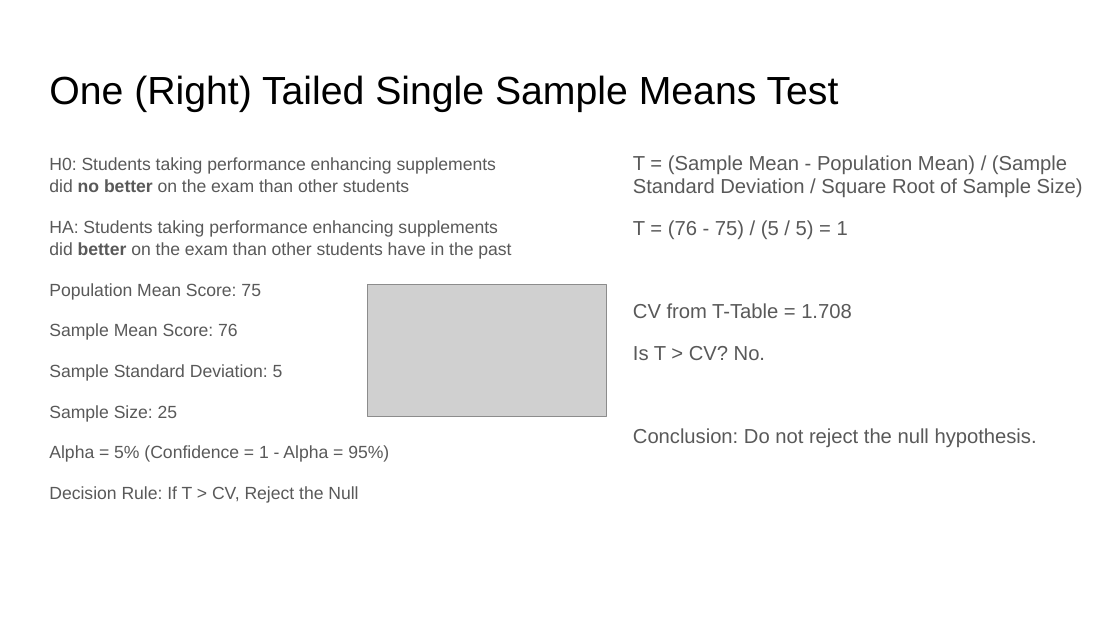
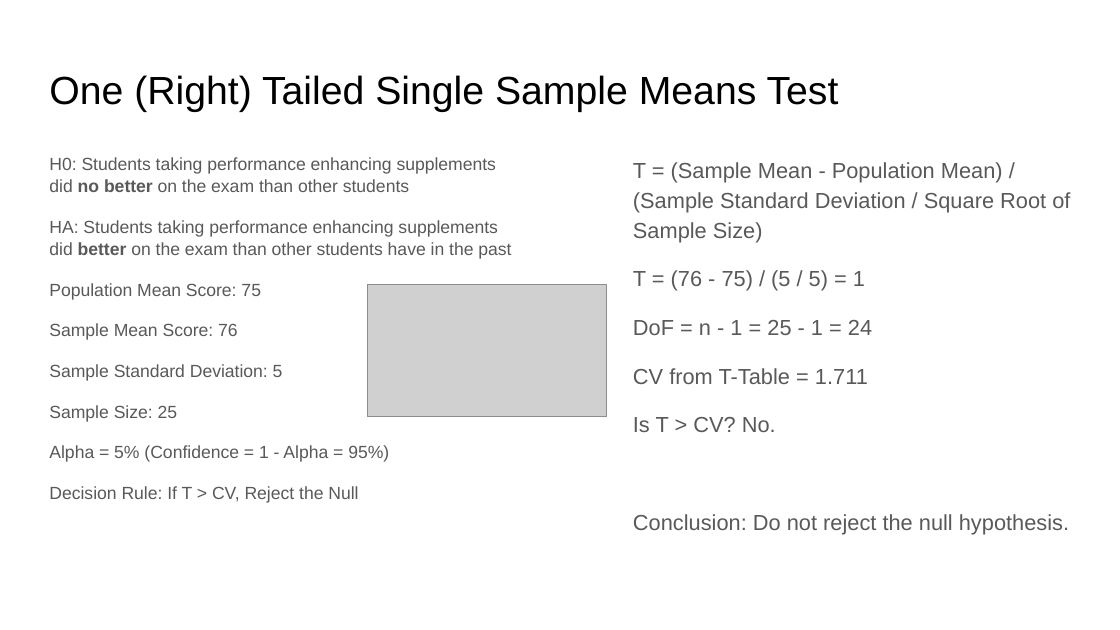
Before and after one commit to rjwrobel86/Python4Statistics, a slide deck: slide 44 of Stuff For Class/Slides/Hypothesis Testing.pptx (slide 39 before the commit). Drawn at 1120x630 pixels with LibreOffice and Linux fonts; fonts in the diff are those of the drawing; grey boxes stand for pictures. Boxes give left, top, right and bottom in pixels: in the first picture for what was removed or moved away, otherwise in the second. Text is boxed around its words. In the diff, an @@ line names an element or a change of style, - is before the commit and + after.

```diff
--- a/Stuff For Class/Slides/Hypothesis Testing.pptx
+++ b/Stuff For Class/Slides/Hypothesis Testing.pptx
@@ text at [633, 162, 1070, 534]: size 12.9 to 14 pt in "T = (Sample Mean - Population Mean) ...", "T = (76 - 75) / (5 ...", "Is T > CV? No.", "Conclusion: Do not reject the null hypothesis."; line spacing 0.95 to 1.15; more space between paragraphs @@
@@ text at [633, 320, 872, 384]: text changed; size 12.9 to 14 pt @@
-CV from T-Table = 1.708
+DoF = n - 1 = 25 - 1 = 24
+CV from T-Table = 1.711
```
Also in this commit, not shown: 12 other slides changed, 19 slides added, 11 slides removed, 32 other files.
